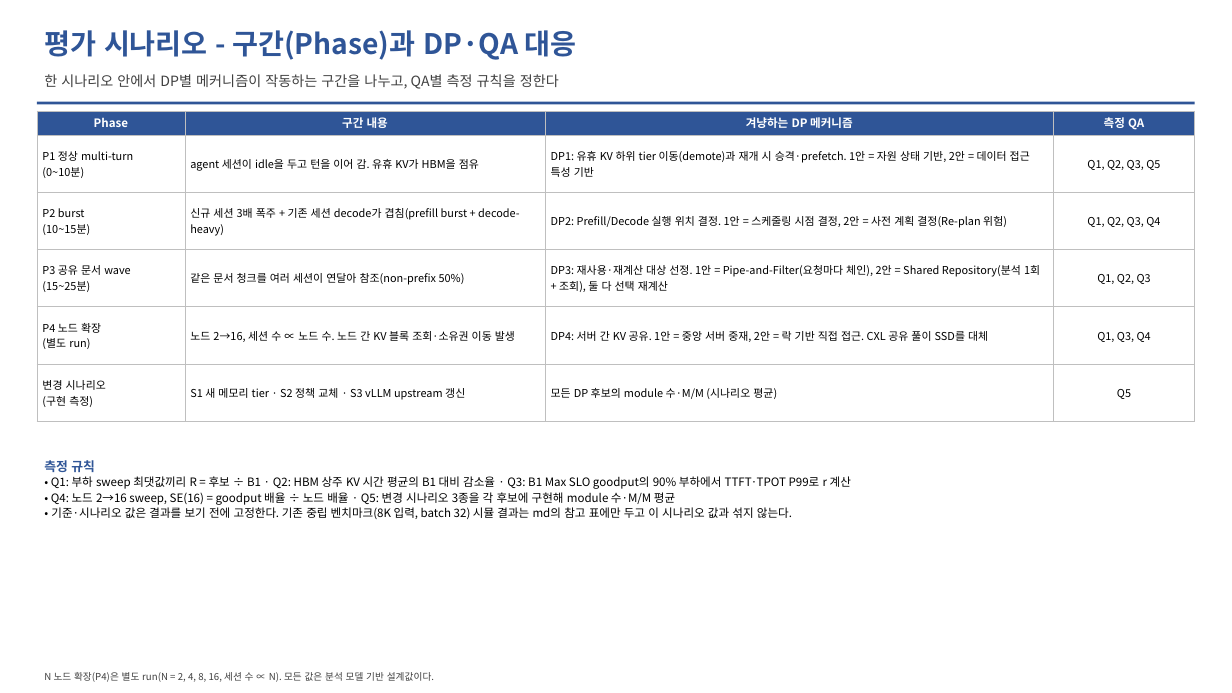
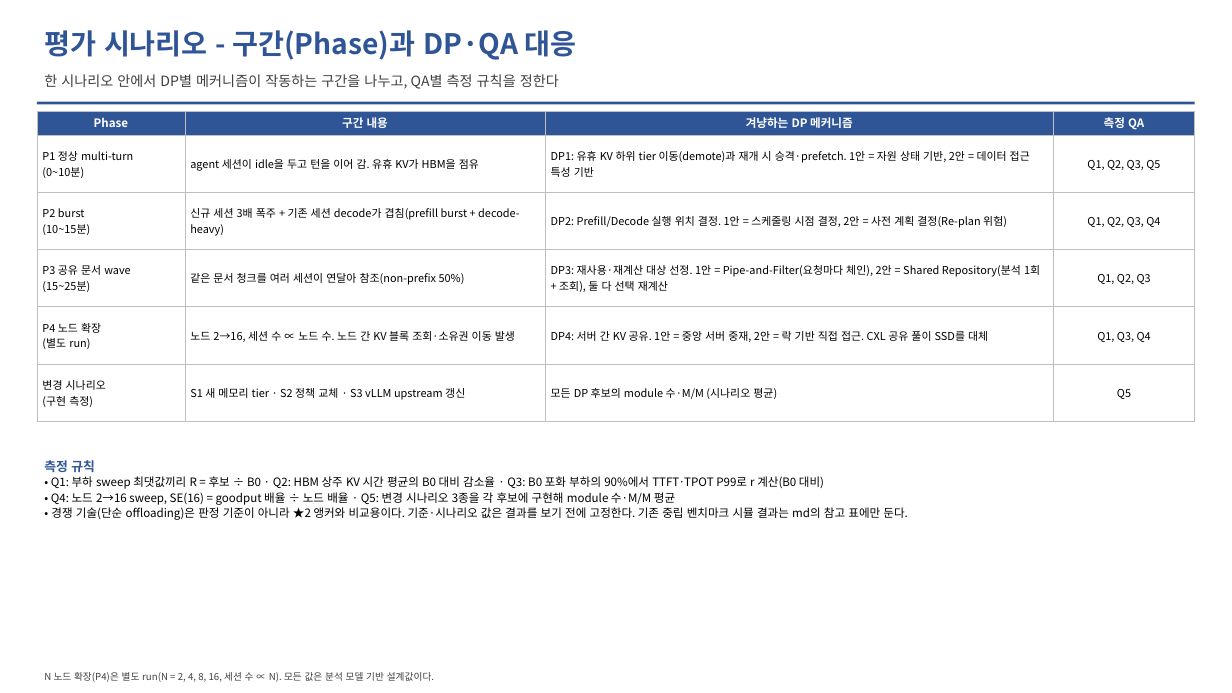
Before and after one commit to mkim0628/vllm, a slide deck: slide 19 of doc-mk/QA-criteria-v4/DP-QA-criteria-v4.pptx. Drawn at 1232x693 pixels with LibreOffice and Linux fonts; fonts in the diff are those of the drawing. Boxes give left, top, right and bottom in pixels: in the first picture for what was removed or moved away, otherwise in the second. Text is boxed around its words. In the diff, an @@ line names an element or a change of style, - is before the commit and + after.

```diff
--- a/doc-mk/QA-criteria-v4/DP-QA-criteria-v4.pptx
+++ b/doc-mk/QA-criteria-v4/DP-QA-criteria-v4.pptx
@@ text at bbox=[51, 476, 824, 489]: text changed @@
-• Q1: 부하 sweep 최댓값끼리 R = 후보 ÷ B1 · Q2: HBM 상주 KV 시간 평균의 B1 대비 감소율 · Q3: B1 Max SLO goodput의 90% 부하에서 TTFT·TPOT P99로 r 계산
+• Q1: 부하 sweep 최댓값끼리 R = 후보 ÷ B0 · Q2: HBM 상주 KV 시간 평균의 B0 대비 감소율 · Q3: B0 포화 부하의 90%에서 TTFT·TPOT P99로 r 계산(B0 대비)
@@ text at bbox=[51, 507, 907, 520]: text changed @@
-• 기준·시나리오 값은 결과를 보기 전에 고정한다. 기존 중립 벤치마크(8K 입력, batch 32) 시뮬 결과는 md의 참고 표에만 두고 이 시나리오 값과 섞지 않는다.
+• 경쟁 기술(단순 offloading)은 판정 기준이 아니라 ★2 앵커와 비교용이다. 기준·시나리오 값은 결과를 보기 전에 고정한다. 기존 중립 벤치마크 시뮬 결과는 md의 참고 표에만 둔다.
```
Also in this commit, not shown: 17 other slides changed, 5 other files.
